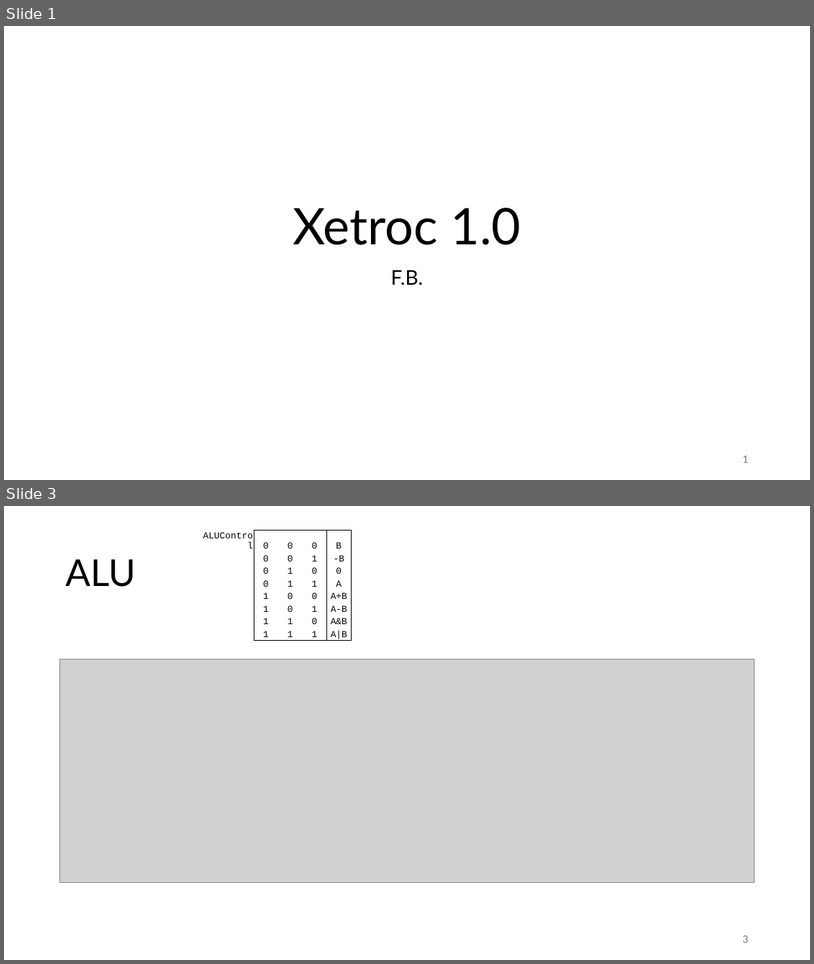
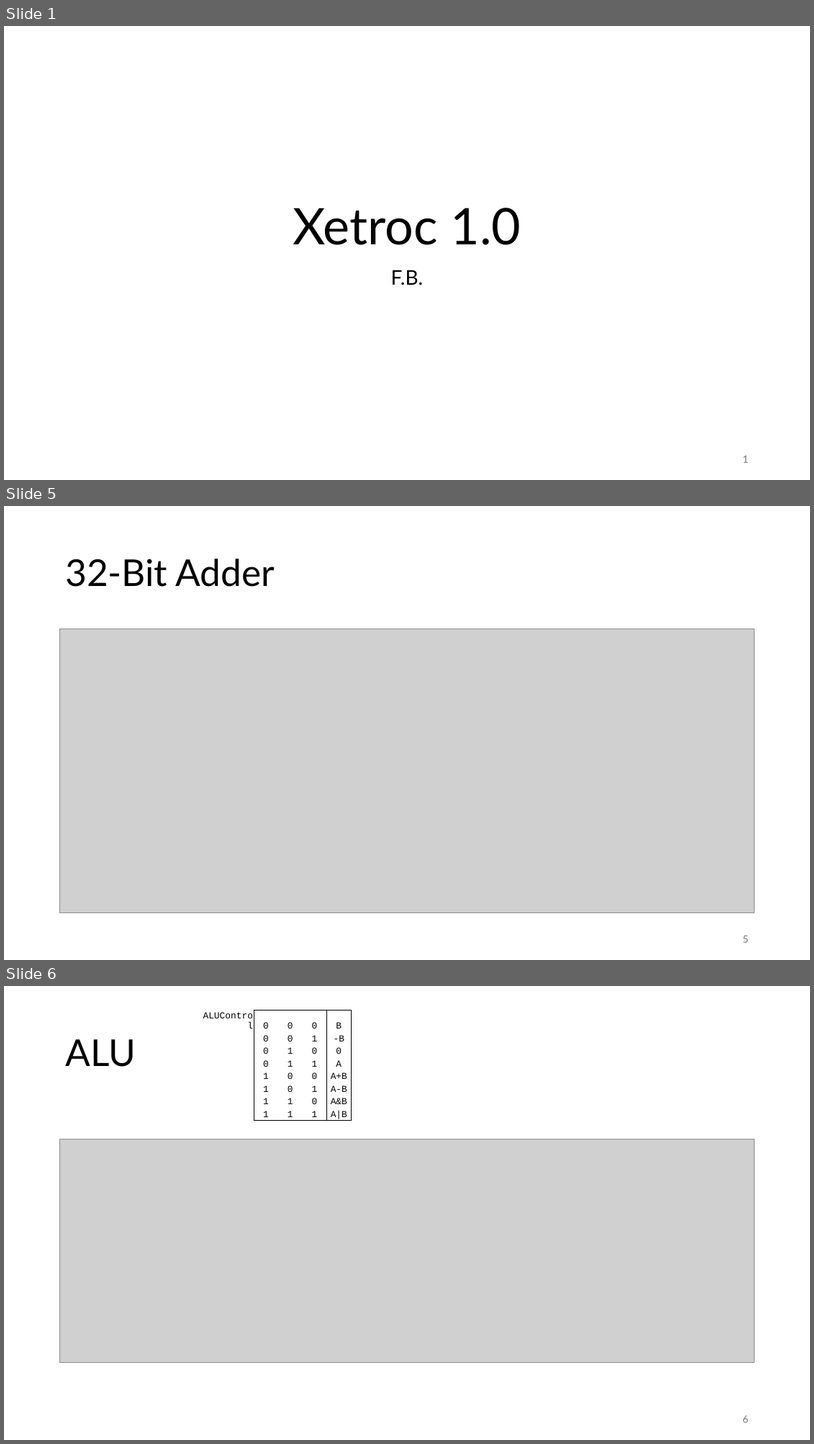
Before and after one commit to FrankBau/xetroc, a slide deck: xetroc.pptx. Shown one above the other, each under a label of ours: slides 1 and 3 before the commit, slides 1, 5 and 6 after it; the slides between them are not shown. The pictures are 814x964 and 814x1444 pixels, drawn with LibreOffice and Linux fonts; fonts in the diff are those of the drawing; grey boxes stand for pictures. Boxes give left, top, right and bottom in pixels: in the first picture for what was removed or moved away, otherwise in the second. Text is boxed around its words. In the diff, an @@ line names an element or a change of style, - is before the commit and + after.

```diff
--- a/xetroc.pptx
+++ b/xetroc.pptx
@@ slide 5 added at box(4, 506, 810, 960), background #FFFFFF @@
@@ title added at box(65, 559, 275, 587), 44 pt, text #000000 @@
+32-Bit Adder
@@ picture added at box(59, 629, 756, 913) @@
@@ page number added at box(743, 935, 748, 942), 12 pt, text #797979 @@
+5
@@ what was slide 3 is now slide 6 @@
@@ page number at box(743, 1415, 748, 1422): text changed @@
-3
+6
```
Also in this commit, not shown: 13 slides changed, 2 other slides added, 4 other files.
